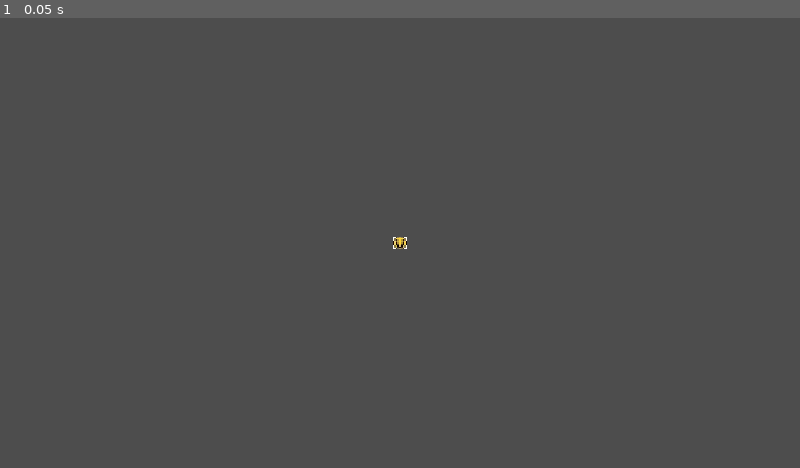
Above: before the commit, frame 1.
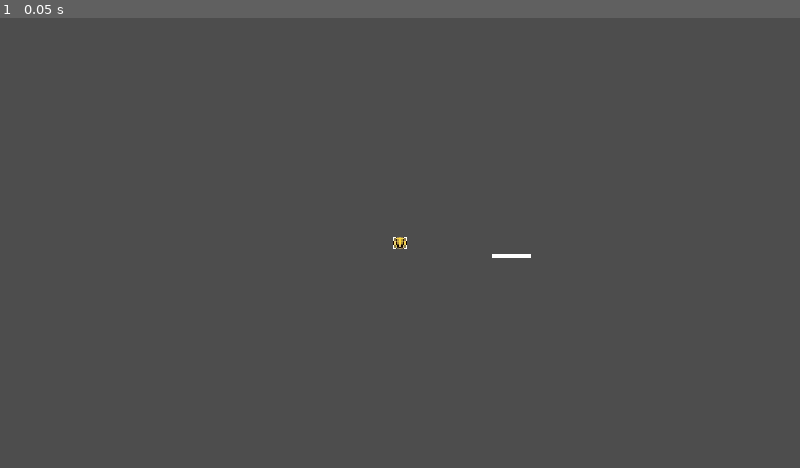
Above: after the commit, the same moment.

Repository: isobel-p/haven
Game: Godot game, scene res://game.tscn
Same seed, same stepped clock (60 frames per second), same inputs: the game is played once before the commit and once after it. Before the commit the project starts from res://player.tscn.
Inputs:
- Up to frame 1 (0.05 s): no input

The runs differ from the first frame. In frame 1, less than 0.1% of the frame differs, in the area x 61-67%, y 52-54%.
Error after the commit: Parse Error: Identifier "body" not declared in the current scope. (res://paddle.gd:11)

Commit message:
Add main scene

Diff:
--- /dev/null
+++ b/area_2d.gd
@@ -0,0 +1,11 @@
+extends Area2D
+
+
+# Called when the node enters the scene tree for the first time.
+func _ready() -> void:
+	pass # Replace with function body.
+
+
+# Called every frame. 'delta' is the elapsed time since the previous frame.
+func _process(delta: float) -> void:
+	pass
--- /dev/null
+++ b/game.tscn
@@ -0,0 +1,11 @@
+[gd_scene format=3 uid="uid://bdljtg72p7ljc"]
+
+[ext_resource type="PackedScene" uid="uid://8k12gaxmjrak" path="res://paddle.tscn" id="1_e2o6t"]
+[ext_resource type="PackedScene" uid="uid://384spmua6cy2" path="res://player.tscn" id="2_feb5d"]
+
+[node name="Game" type="Node2D" unique_id=1198735491]
+
+[node name="Paddle" parent="." unique_id=1594035442 instance=ExtResource("1_e2o6t")]
+position = Vector2(132, 15)
+
+[node name="Player" parent="." unique_id=845635383 instance=ExtResource("2_feb5d")]
--- a/paddle.gd
+++ b/paddle.gd
@@ -8,4 +8,5 @@
 
 func _physics_process(delta: float) -> void:
 	# if global_position.x
-	print(global_position.x)
+	var x_delta = body.position.x - position.x
+	print(x_delta)
--- a/paddle.tscn
+++ b/paddle.tscn
@@ -17,3 +17,9 @@
 [node name="CollisionShape2D" type="CollisionShape2D" parent="CharacterBody2D" unique_id=1878501297]
 position = Vector2(28.5, 2.5)
 shape = SubResource("RectangleShape2D_onrkg")
+
+[node name="Area2D" type="Area2D" parent="CharacterBody2D" unique_id=1765203605]
+
+[node name="CollisionShape2D2" type="CollisionShape2D" parent="CharacterBody2D/Area2D" unique_id=1064807257]
+position = Vector2(28.5, 2.5)
+shape = SubResource("RectangleShape2D_onrkg")
--- a/project.godot
+++ b/project.godot
@@ -11,7 +11,7 @@
 [application]
 
 config/name="Haven"
-run/main_scene="uid://384spmua6cy2"
+run/main_scene="uid://bdljtg72p7ljc"
 config/features=PackedStringArray("4.7", "GL Compatibility")
 config/icon="res://icon.svg"
 
Not shown, added: area_2d.gd.uid
